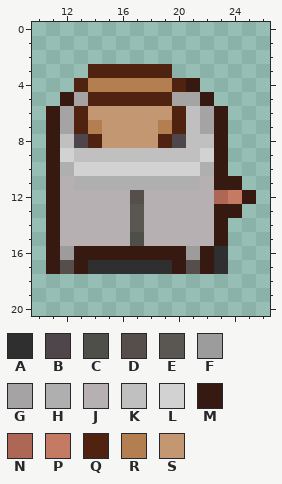
Pixel-art sprite, stored at public/assets/kitchen/toasters/toaster-2.png. That is the earlier state.
The file is 32x32 pixels. Colours within 5 levels of each other are drawn and written as one. Shown: x 10..26, y 0..20. The old version is drawn lined up with the new one.
Palette (. is transparent): A #2f2f2f  B #4e464b  C #4f4f4a  D #564e4b  E #5a5753  F #9d9c9d  G #a5a3a4  H #afafaf  J #b6b0b3  K #c1c0c0  L #d2d2d2  M #361911  N #ae6755  P #c47a63  Q #502210  R #b37f51  S #c39771
Pixels before, first column x 11:
 3 ...QQQQQQ......
 4 ..QRRRRRRQM....
 5 .MGQQQQQQGGM...
 6 MGQSSSSSSQKGM..
 7 MGQRSSSSRQKGM..
 8 MKBQSSSSQBKKM..
 9 MLKKKKKKKKKLM..
10 MHLLLLLLLLLHM..
11 MJHHHHHHHHHJMM.
12 MJJJJJDJJJJJNPM
13 MJJJJJEJJJJJMM.
14 MJJJJJEJJJJJM..
15 MJJJJJCJJJJJM..
16 MFMMMMMMMMFMA..
17 MDMAAAAAAMDMA..
The same view after the edit:
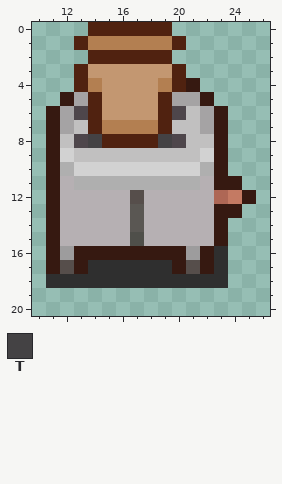
Colours new in this view: T #444244
The exact change:
whole drawing moved by +2,-5 (the old picture is shown already moved)
The author put colour A in row 18 at x 11 to 23.
Colour Q becomes colour B in row 6 at x 13 and 20.
Colour Q becomes colour K in row 7 at x 13 and 20.
The author put colour Q in row 0 at x 14 to 19; in row 1 at x 13 and 20; in row 2 at x 14 to 19; in row 3 at x 13 and 20.
Colour R becomes colour Q in row 7 at x 14 and 19.
Colour S becomes colour Q in row 6 at x 14 and 19; in row 8 at x 15 to 18.
The author put colour R in row 1 at x 14 to 19.
Colour S becomes colour R in row 7 at x 15 to 18.
Colour Q becomes colour S in row 3 at x 14 to 19; in row 5 at x 15 to 18.
Colour R becomes colour S in row 4 at x 15 to 18.
Colour Q becomes colour T in row 8 at x 14 and 19.
